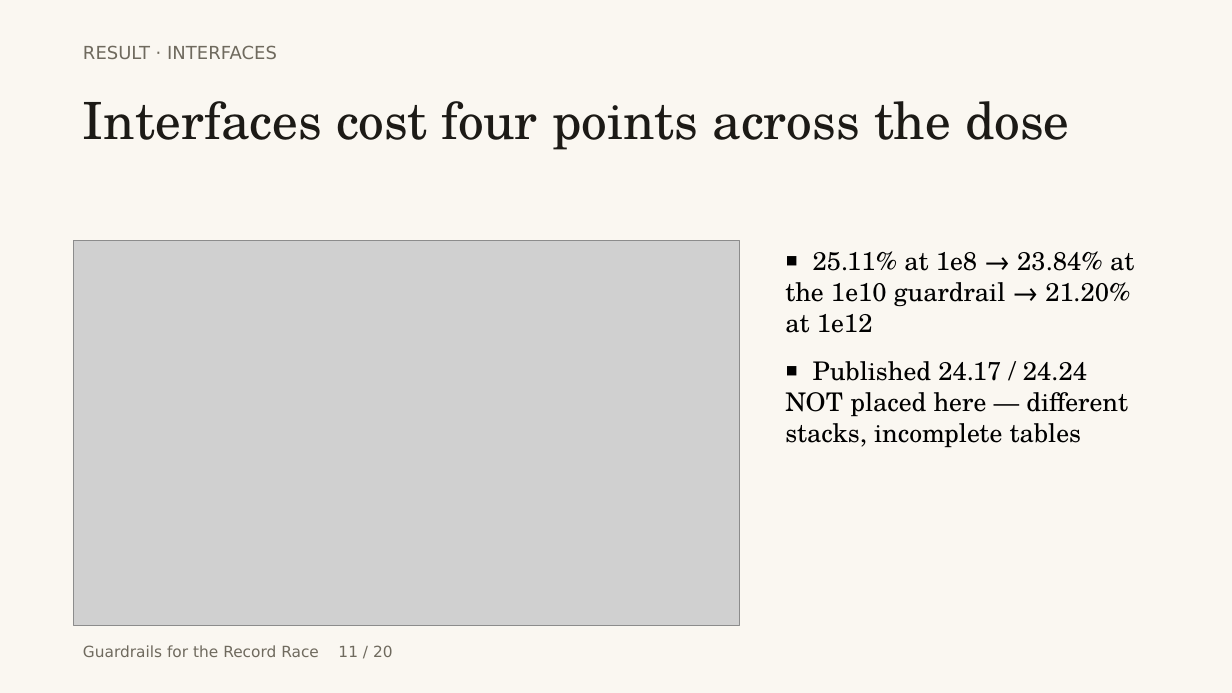
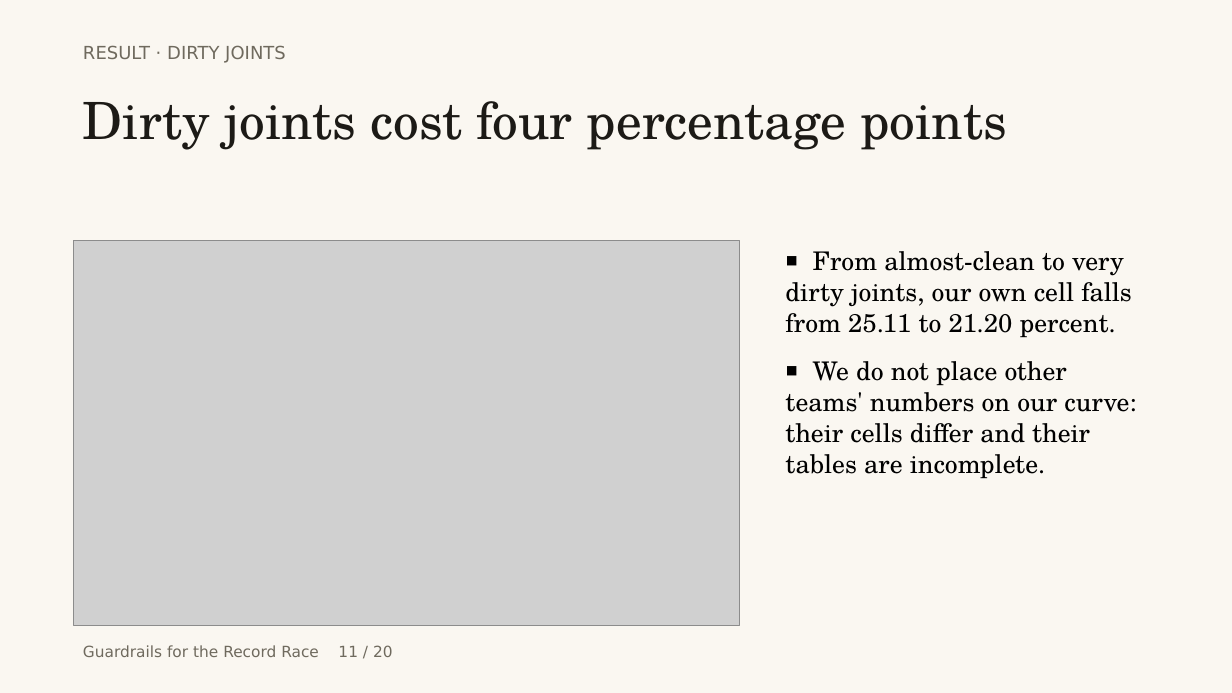
Before and after one commit to touhidsiddiqueeraj-bit/cspbi3-cbts-guardrailed, a slide deck: slide 11 of opendesign/mockups/record-race-deck/record-race-deck.pptx. Drawn at 1232x693 pixels with LibreOffice and Linux fonts; fonts in the diff are those of the drawing; grey boxes stand for pictures. Boxes give left, top, right and bottom in pixels: in the first picture for what was removed or moved away, otherwise in the second. Text is boxed around its words. In the diff, an @@ line names an element or a change of style, - is before the commit and + after.

```diff
--- a/opendesign/mockups/record-race-deck/record-race-deck.pptx
+++ b/opendesign/mockups/record-race-deck/record-race-deck.pptx
@@ text at (x1=83, y1=45, x2=286, y2=63): text changed @@
-RESULT · INTERFACES
+RESULT · DIRTY JOINTS
@@ text at (x1=83, y1=101, x2=1006, y2=150): text changed @@
-Interfaces cost four points across the dose
+Dirty joints cost four percentage points
@@ text at (x1=785, y1=251, x2=1136, y2=479): text changed @@
-▪ 25.11% at 1e8 → 23.84% at the 1e10 guardrail → 21.20% at 1e12
-▪ Published 24.17 / 24.24 NOT placed here — different stacks, incomplete tables
+▪ From almost-clean to very dirty joints, our own cell falls from 25.11 to 21.20 percent.
+▪ We do not place other teams' numbers on our curve: their cells differ and their tables are incomplete.
```
Also in this commit, not shown: 19 other slides changed, 2 other files.
